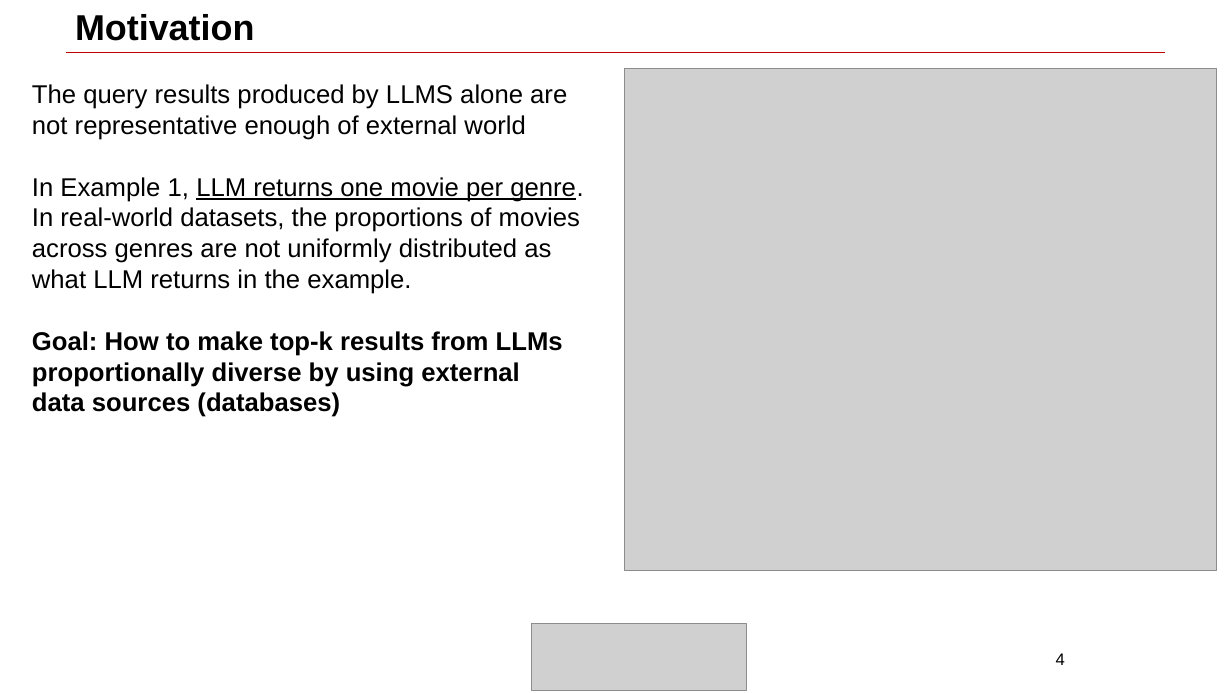
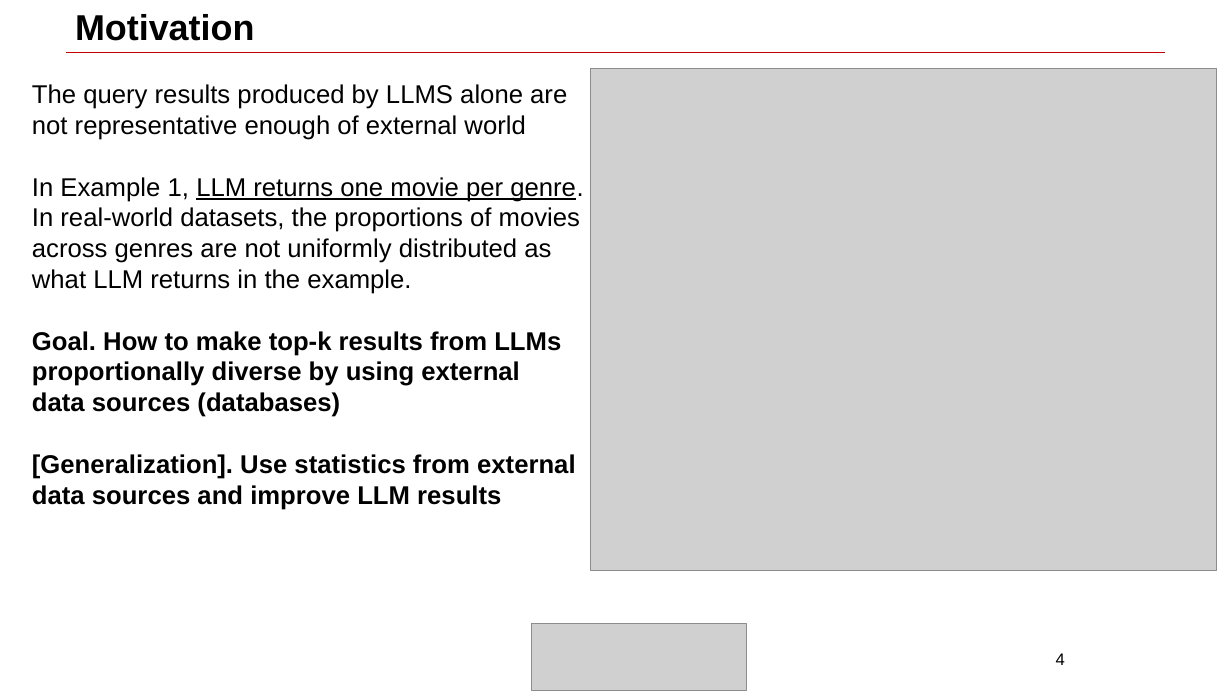
Before and after one commit to haixun/llmdb, a slide deck: slide 4 of Thinh.pptx. Drawn at 1232x693 pixels with LibreOffice and Linux fonts; fonts in the diff are those of the drawing; grey boxes stand for pictures; background and template pictures are left out. Boxes give left, top, right and bottom in pixels: in the first picture for what was removed or moved away, otherwise in the second. Text is boxed around its words. In the diff, an @@ line names an element or a change of style, - is before the commit and + after.

```diff
--- a/Thinh.pptx
+++ b/Thinh.pptx
@@ picture: place and size @@
-picture at [625, 68, 1216, 570]
+picture at [591, 68, 1216, 570]
@@ text at [32, 331, 561, 386]: text changed @@
-Goal: How to make top-k results from LLMs proportionally diverse by using external
+Goal. How to make top-k results from LLMs proportionally diverse by using external
@@ text at [32, 454, 575, 510]: paragraph added @@
+[Generalization]. Use statistics from external data sources and improve LLM results
```
Also in this commit, not shown: 2 other slides changed.
